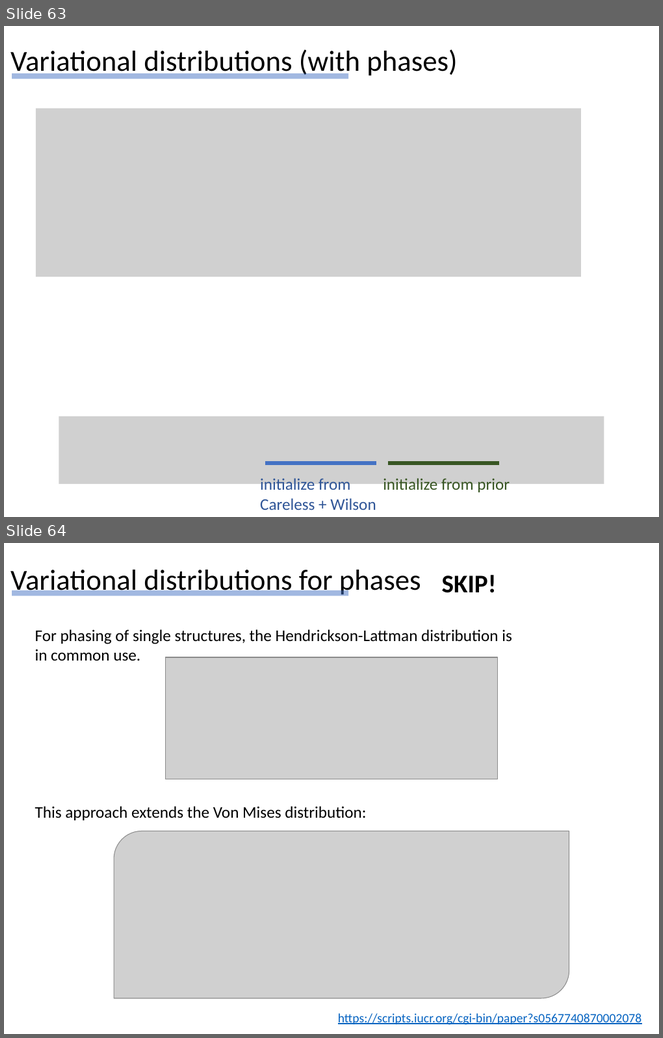
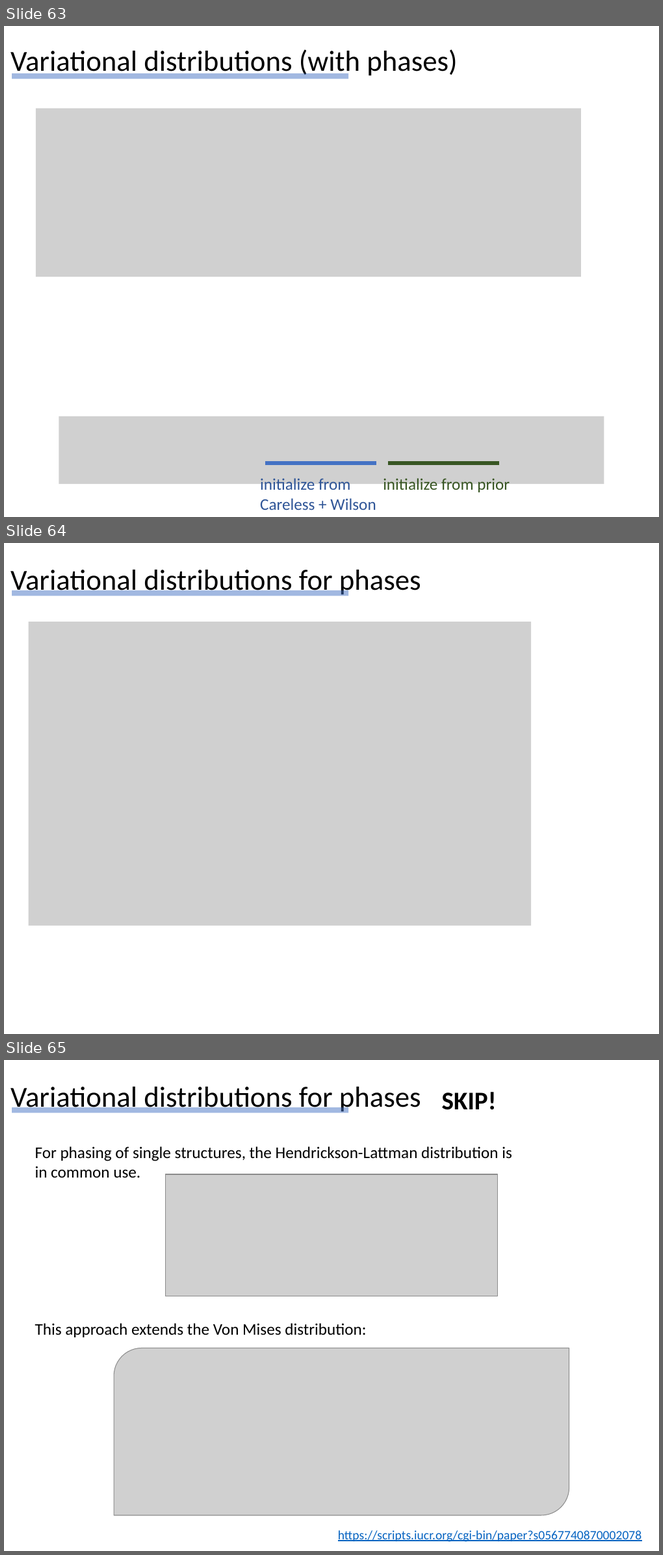
Before and after one commit to Hekstra-Lab/dw, a slide deck: Summary_of_findings_DH_20210218.pptx. Shown one above the other, each under a label of ours: slides 63 and 64 before the commit, slides 63, 64 and 65 after it. The pictures are 663x1038 and 663x1555 pixels, drawn with LibreOffice and Linux fonts; fonts in the diff are those of the drawing; grey boxes stand for pictures. Boxes give left, top, right and bottom in pixels: in the first picture for what was removed or moved away, otherwise in the second. Text is boxed around its words. In the diff, an @@ line names an element or a change of style, - is before the commit and + after.

```diff
--- a/Summary_of_findings_DH_20210218.pptx
+++ b/Summary_of_findings_DH_20210218.pptx
@@ slide 64 added at (4,543,659,1034), background #FFFFFF @@
@@ title added at (10,570,421,596), 32 pt, text #000000 @@
+Variational distributions for phases
@@ line added from (12, 593) to (348, 593), #4472C4 6 pt @@
@@ picture added at (28,622,530,926) @@
@@ what was slide 64 is now slide 65 @@
```
Also in this commit, not shown: 7 other files.
